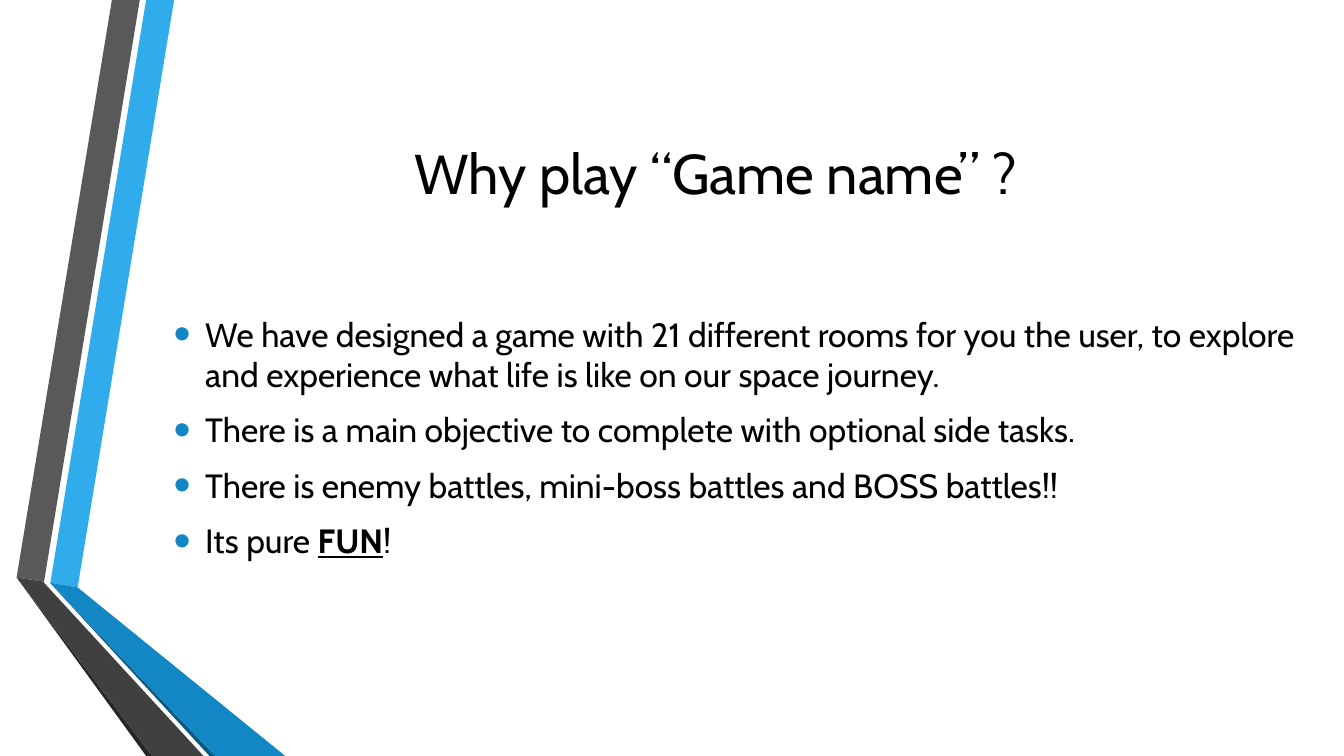
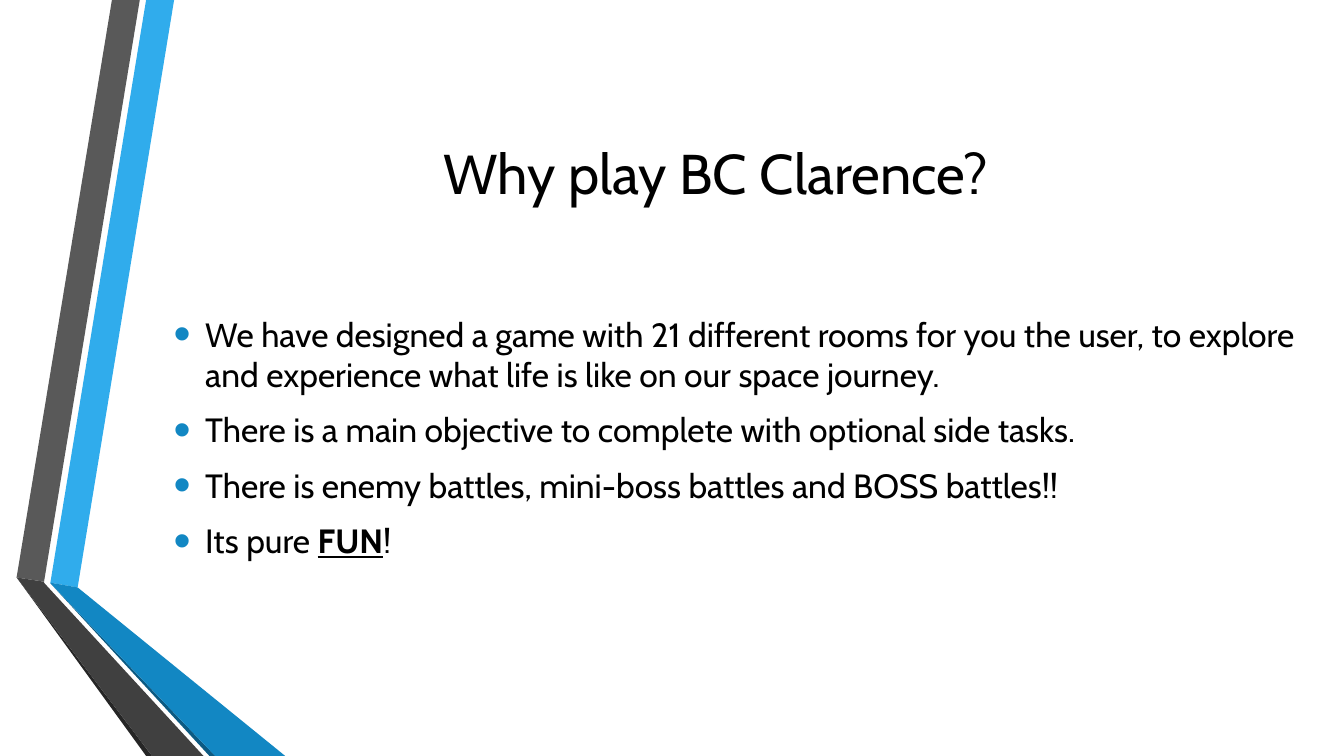
Before and after one commit to Cardiff-ComSci-Sixteen/BC-Clarence-Game-Project, a slide deck: slide 2 of Misc/groupgame presentation.pptx. Drawn at 1344x756 pixels with LibreOffice and Linux fonts; fonts in the diff are those of the drawing; background and template pictures are left out. Boxes give left, top, right and bottom in pixels: in the first picture for what was removed or moved away, otherwise in the second. Text is boxed around its words. In the diff, an @@ line names an element or a change of style, - is before the commit and + after.

```diff
--- a/Misc/groupgame presentation.pptx
+++ b/Misc/groupgame presentation.pptx
@@ title at <box>444,152,988,207</box>: text changed @@
-Why play “Game name” ?
+Why play BC Clarence?
```
Also in this commit, not shown: 2 other slides changed.
